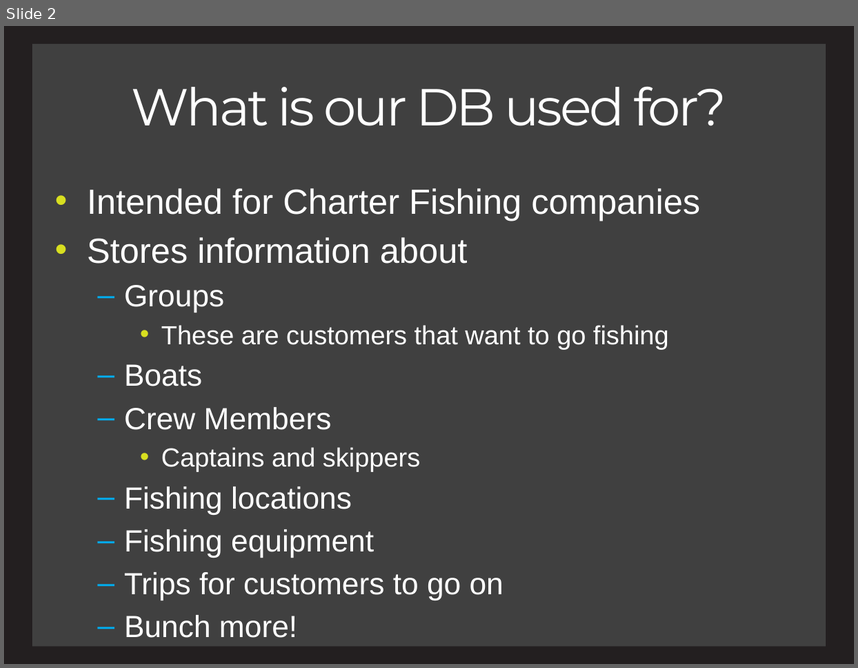
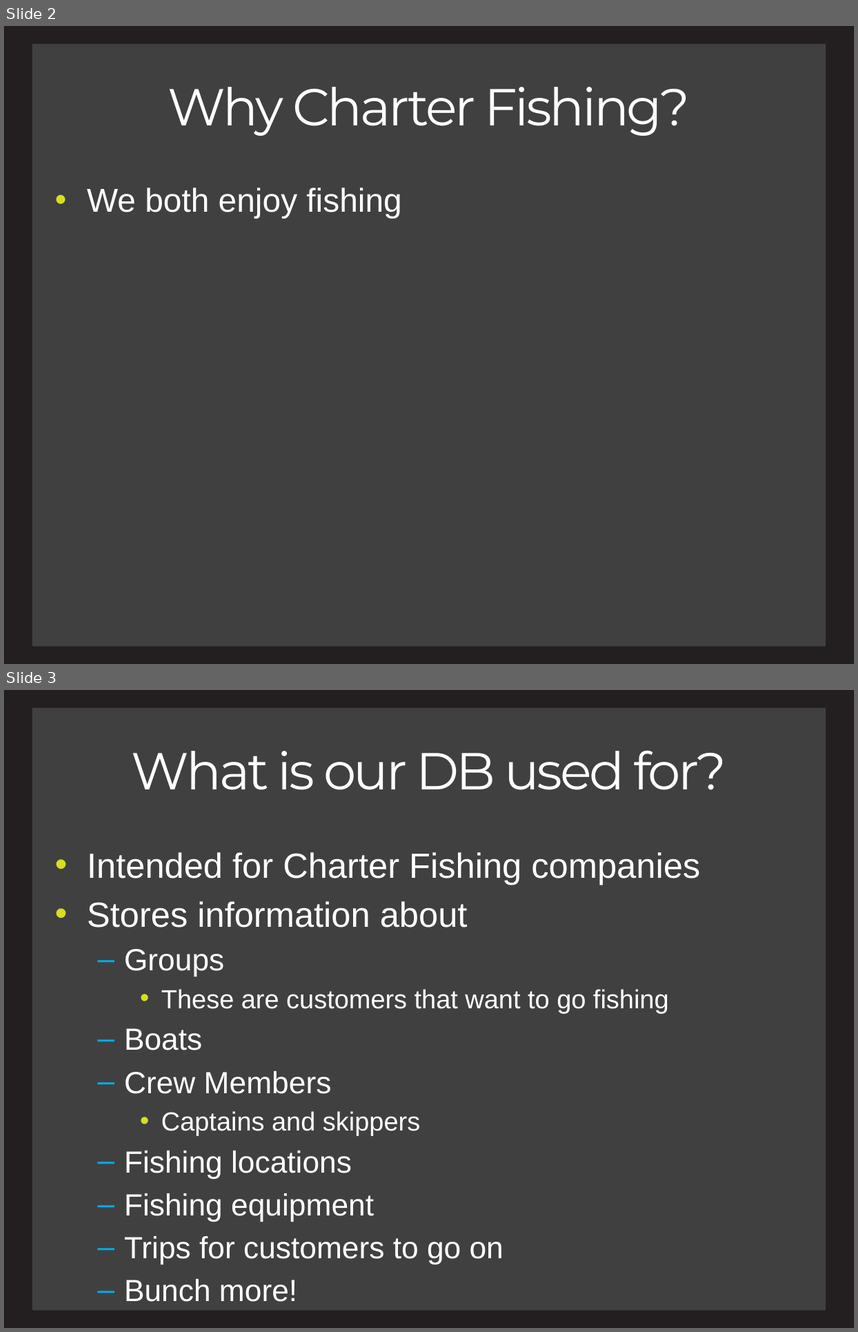
Before and after one commit to charlesmadere/FishnStore, a slide deck: documents/Presentation.pptx. Shown one above the other, each under a label of ours: slide 2 before the commit, slides 2 and 3 after it. The pictures are 858x668 and 858x1332 pixels, drawn with LibreOffice and Linux fonts; fonts in the diff are those of the drawing. Boxes give left, top, right and bottom in pixels: in the first picture for what was removed or moved away, otherwise in the second. Text is boxed around its words. In the diff, an @@ line names an element or a change of style, - is before the commit and + after.

```diff
--- a/documents/Presentation.pptx
+++ b/documents/Presentation.pptx
@@ slide 2 added at (4,26,854,664), background #231F20; not listed: 1 template element that a slide beside it also shows @@
@@ title added at (168,87,690,136), 44 pt, text #FFFFFF @@
+Why Charter Fishing?
@@ text added at (87,187,401,218), 28 pt, text #FFFFFF @@
+• We both enjoy fishing
@@ what was slide 2 is now slide 3 @@
```
Also in this commit, not shown: 2 slides changed, 4 other slides added, 1 slide removed, 4 other files.
